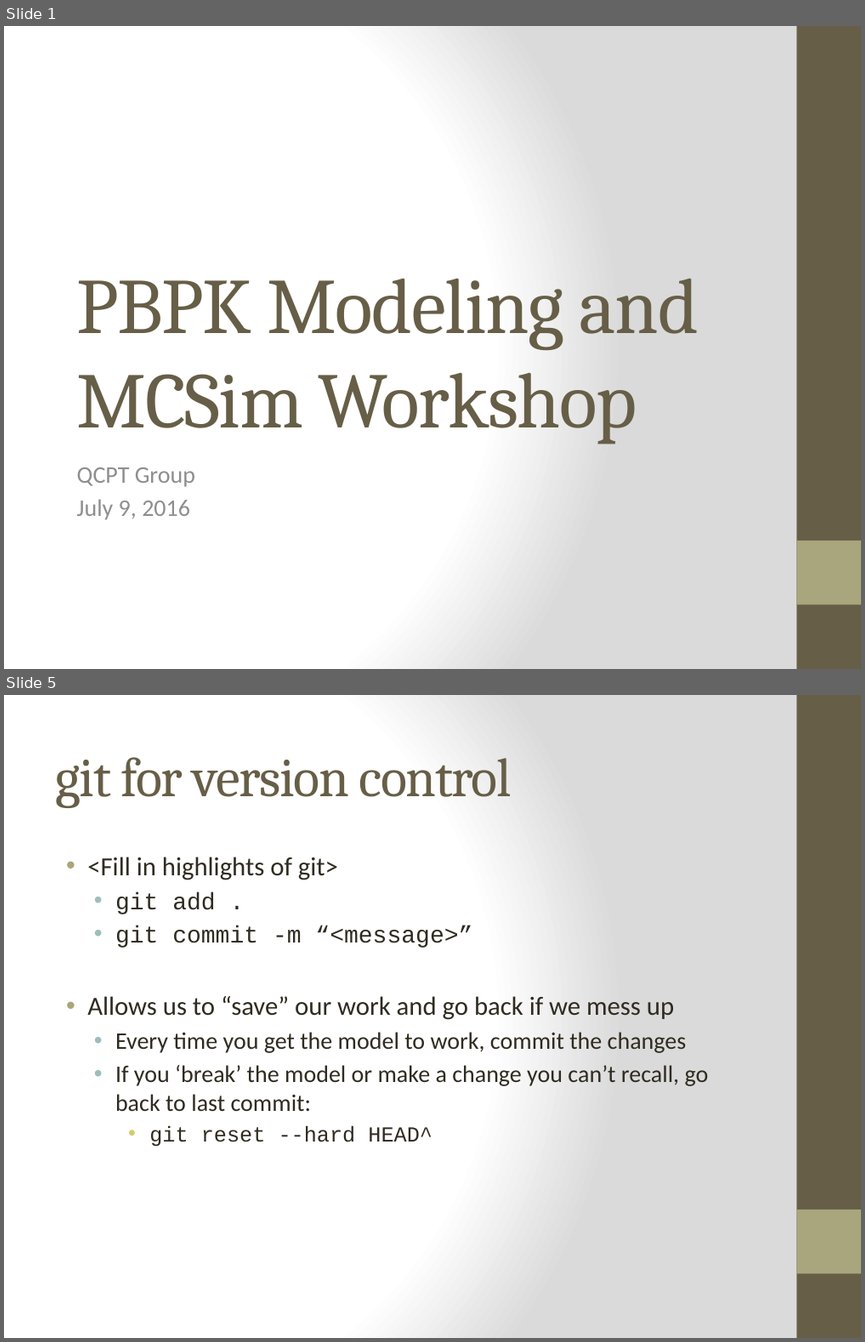
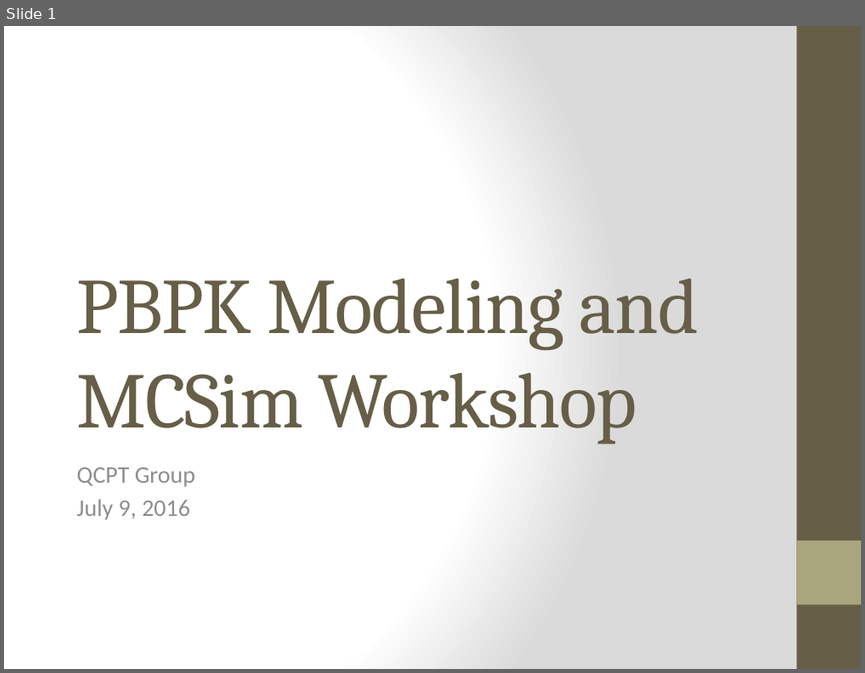
Before and after one commit to CSU-QSPT/PBPK-workshop, a slide deck: Day1_AM/Workshop Overview.pptx. Shown one above the other, each under a label of ours: slides 1 and 5 before the commit, slide 1 after it; the slides between them are not shown. The pictures are 865x1342 and 865x673 pixels, drawn with LibreOffice and Linux fonts; fonts in the diff are those of the drawing. Boxes give left, top, right and bottom in pixels: in the first picture for what was removed or moved away, otherwise in the second. Text is boxed around its words. In the diff, an @@ line names an element or a change of style, - is before the commit and + after.

```diff
--- a/Day1_AM/Workshop Overview.pptx
+++ b/Day1_AM/Workshop Overview.pptx
@@ slide 5 removed at (4, 695, 861, 1338), background gradient #FFFFFF to #DADADA; not listed: 2 template elements that a slide beside it also shows @@
@@ title removed at (55, 757, 511, 808) @@
-git for version control
@@ text removed at (87, 857, 709, 1146) @@
-• <Fill in highlights of git>
-  • git add .
-  • git commit -m “<message>”
-• Allows us to “save” our work and go back if we mess up
-  • Every time you get the model to work, commit the changes
-  • If you ‘break’ the model or make a change you can’t recall, go back to last commit:
-    • git reset --hard HEAD^
```
Also in this commit, not shown: 2 slides changed, 2 other slides removed, 1 other file.
